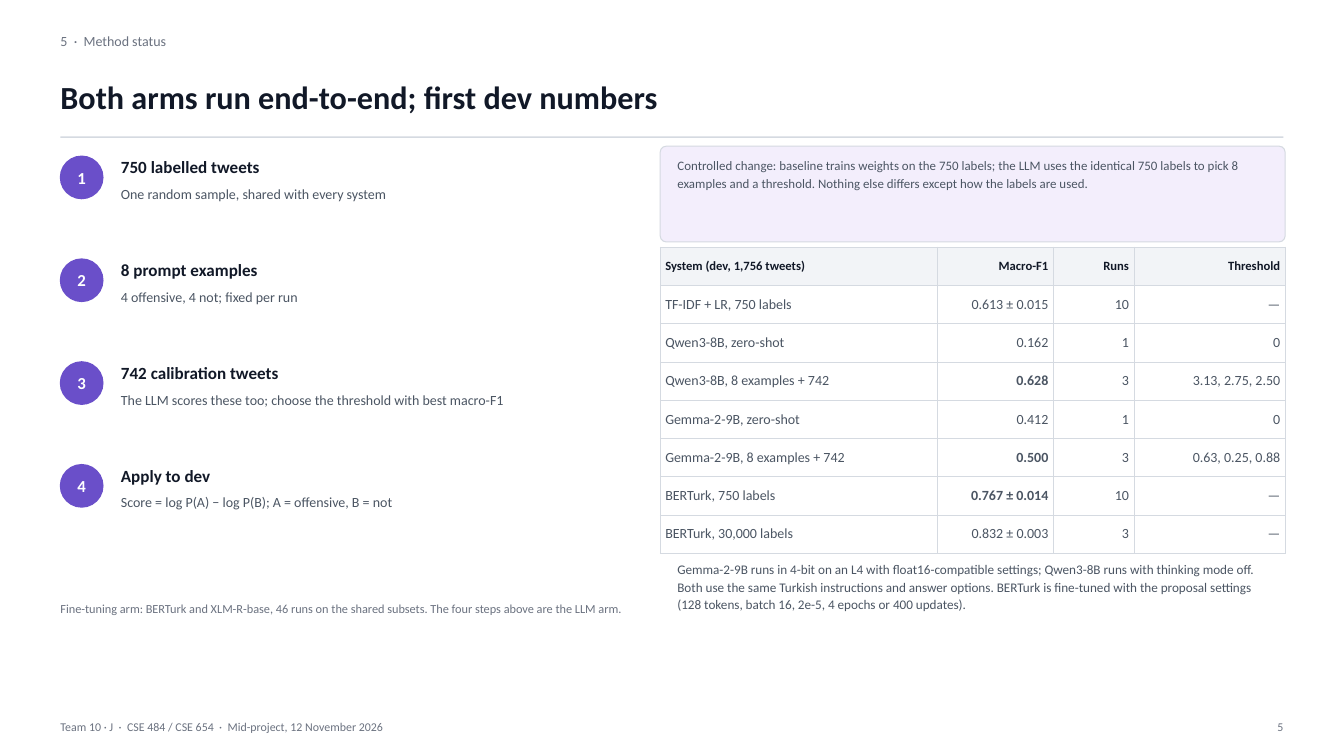
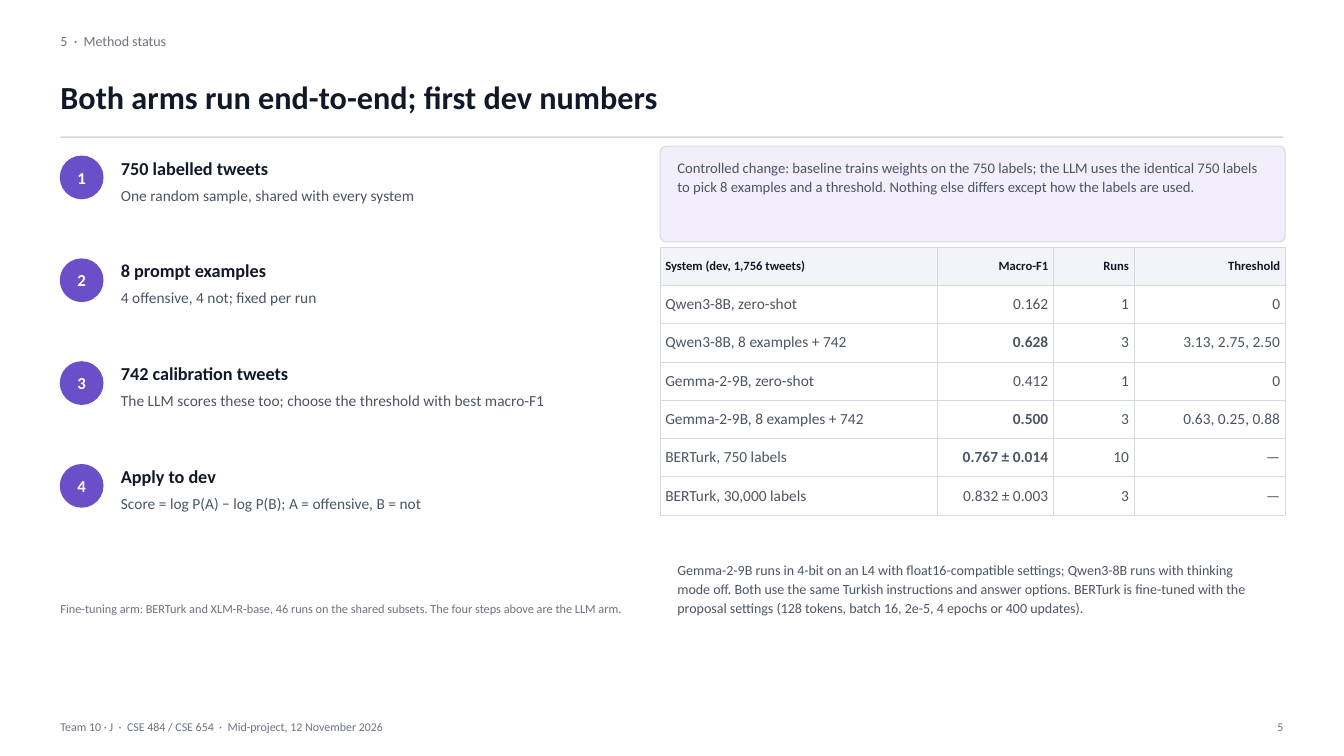
Before and after one commit to VesileHann/offenseval-tr-midproject, a slide deck: slide 5 of paper/Team10_MidProject.pptx. Drawn at 1344x756 pixels with LibreOffice and Linux fonts; fonts in the diff are those of the drawing. Boxes give left, top, right and bottom in pixels: in the first picture for what was removed or moved away, otherwise in the second. Text is boxed around its words. In the diff, an @@ line names an element or a change of style, - is before the commit and + after.

```diff
--- a/paper/Team10_MidProject.pptx
+++ b/paper/Team10_MidProject.pptx
@@ text "Controlled change: baseline trains weights ..." at (x1=677, y1=163, x2=1257, y2=195): size 9.2 to 10.5 pt @@
@@ table at (x1=660, y1=247, x2=1286, y2=507) @@
-row 2: TF-IDF + LR, 750 labels | 0.613 ± 0.015 | 10 | —
@@ size 12.2 to 13 pt in 4 elements at (x1=121, y1=162, x2=268, y2=175), (x1=121, y1=264, x2=266, y2=280), (x1=121, y1=367, x2=288, y2=380), (x1=121, y1=470, x2=216, y2=486) @@
@@ size 10 to 11 pt in 4 elements at (x1=121, y1=190, x2=414, y2=204), (x1=121, y1=292, x2=317, y2=306), (x1=121, y1=395, x2=544, y2=408), (x1=121, y1=498, x2=421, y2=512) @@
@@ text "Gemma-2-9B runs in 4-bit on ..." at (x1=677, y1=565, x2=1245, y2=616): size 9.4 to 10 pt @@
```
Also in this commit, not shown: 8 other slides changed, 1 other file.
